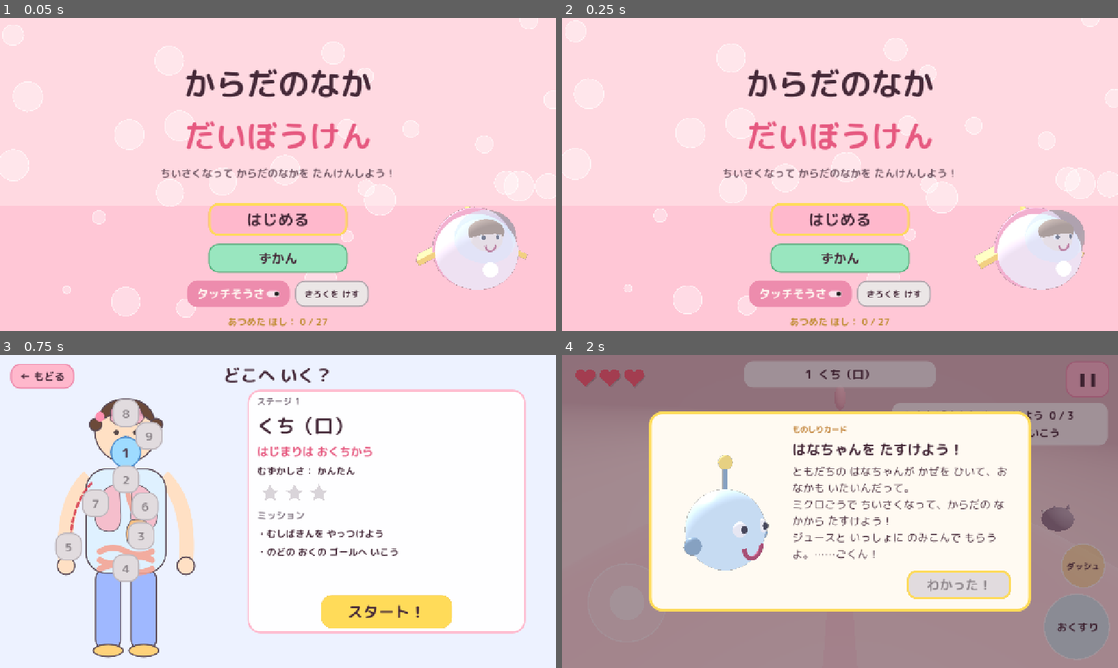
Above: before the commit, frames 1-4 (two rows, left to right).
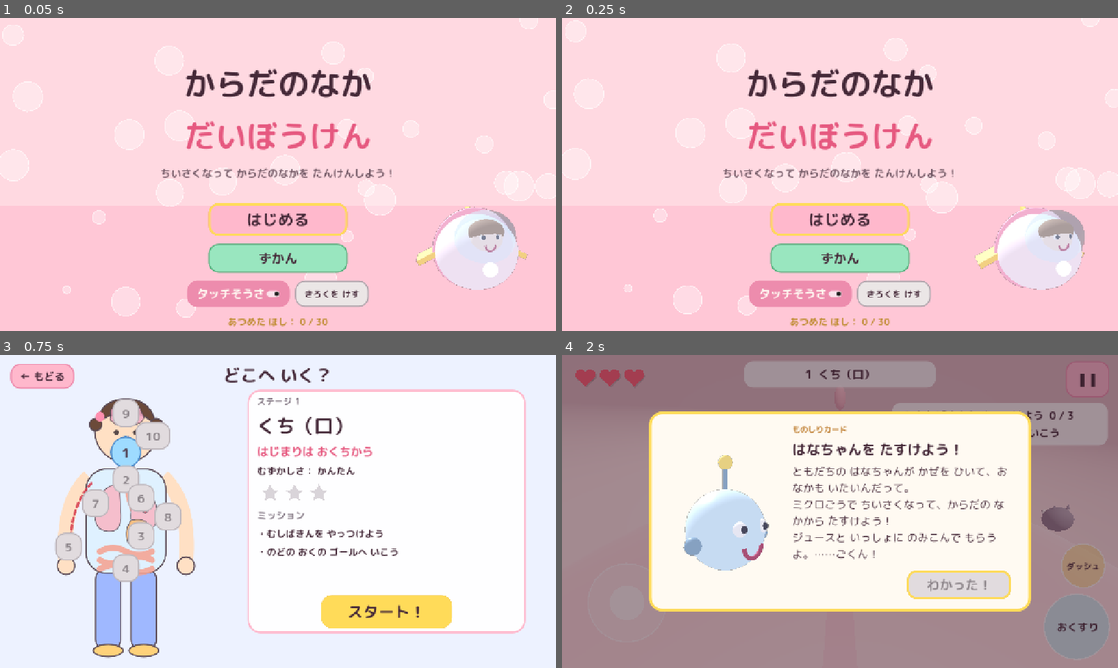
Above: after the commit, the same moments.

Repository: hassy0511/inside-body-seek
Game: Godot game, scene res://src/main.tscn
The game is run twice, just before and just after one commit, with the same random seed, the same clock (stepped at 60 frames per second) and the same inputs.
Inputs:
- Up to frame 1 (0.05 s): no input
- Up to frame 2 (0.25 s): no input
- Up to frame 3 (0.75 s): click "はじめる" at 0.5 s
- Up to frame 4 (2 s): click "スタート！" at 1.25 s

The runs differ from the first frame. In frame 1, less than 0.1% of the frame differs, in the area x 57-59%, y 96-99%; in frame 2, less than 0.1%; in frame 3, 0.9%, in the area x 22-33%, y 18-56%; in frame 4, nothing differs.

Commit message:
心臓を「右の心臓（肺へ）」と「左の心臓（大動脈へ）」の2ステージに分け、血の流れの順にする
体 → 右の心臓 → 肺 → 左の心臓 → 全身 という正しい循環を、ステージの順番そのもので学べるようにした。
看板（大静脈・肺動脈・肺静脈・大動脈）とカード・クイズも合わせて更新。全 10 ステージ。

Co-Authored-By: Claude Fable 5.1 <noreply@anthropic.com>
Claude-Session: https://claude.ai/code/session_014WqpUbns6LUX1FTSmqChzj

Diff:
--- a/godot/src/autoload/stage_db.gd
+++ b/godot/src/autoload/stage_db.gd
@@ -123,24 +123,24 @@
 		"quiz": {"q": "せっけっきゅうが はこぶ ものは？", "choices": ["さんそ", "おと", "ひかり"], "answer": 0, "explain": "せっけっきゅうは はいで さんそを つんで、からだじゅうへ はこぶよ。"},
 	},
 	{
-		"id": "heart", "order": 6, "name": "しんぞう", "kanji": "心臓", "title": "4つの へやと ドキドキの ドア",
+		"id": "heart", "order": 6, "name": "しんぞう みぎ", "kanji": "右の心臓", "title": "はいへ おくる ポンプ",
 		"difficulty": 2, "env": "stage_heart", "kind": "rooms",
 		"fog": Color(0.85, 0.25, 0.3), "ambient": Color(1.0, 0.7, 0.7), "fog_density": 0.015,
 		"flow_speed": 1.5,
 		"missions": [
-			{"type": "gate", "count": 4, "text": "べん（ドア）を とおりぬけよう"},
-			{"type": "reach", "text": "だいどうみゃくの でぐちへ いこう"},
-		],
-		"intro": "ドックン、ドックン！ ここは しんぞう（心臓）。4つの へやを じゅんばんに とおるよ。ドアは ひらいた ときだけ とおれるから、タイミングを よく みてね。",
+			{"type": "gate", "count": 2, "text": "べん（ドア）を とおりぬけよう"},
+			{"type": "reach", "text": "はいどうみゃくの でぐちへ いこう"},
+		],
+		"intro": "ドックン！ ここは しんぞう（心臓）の みぎがわ。からだから もどってきた ちを はいへ おくる ポンプだよ。ドアは ひらいた ときだけ とおれるよ。",
 		"hints": [
 			{"at": 1.0, "text": "あかい ドアが ひらいたら すすもう！ しまっている ときは まってね。"},
 		],
 		"cards": {
-			"stage": {"title": "しんぞう（心臓）", "text": "しんぞうは ちを おくりだす ポンプ。にぎりこぶしくらいの おおきさで、おとなで 1ぷんかんに やく 70かい、こどもは もっと はやく うつ。\n4つの へや（みぎの しんぼう・しんしつ、ひだりの しんぼう・しんしつ）が あって、\n「べん」という ドアが ちの ぎゃくもどりを ふせいでいる。"},
+			"stage": {"title": "しんぞう（心臓）の みぎがわ", "text": "しんぞうは ちを おくりだす ポンプ。にぎりこぶしくらいの おおきさで、おとなで 1ぷんかんに やく 70かい、こどもは もっと はやく うつ。\nみぎの へや（しんぼう と しんしつ）は、からだから もどってきた ちを はいへ おくる。\nはいで さんそを もらった ちは、ひだりの へやに もどってくるよ。"},
 			"valve": {"title": "べん（弁）", "text": "ちが さかさまに ながれないように する ドア。\n「ドックン」という しんぞうの おとは、べんが しまる おとなんだよ。"},
 		},
-		"summary": {"title": "きょうの まとめ", "text": "しんぞうは 4つの へやと べんで できた ポンプ。\nやすまず うごいて、ちを からだじゅうに おくっている。"},
-		"quiz": {"q": "しんぞうの へやは いくつ？", "choices": ["4つ", "1つ", "8つ"], "answer": 0, "explain": "みぎと ひだりに、しんぼうと しんしつが あって、ぜんぶで 4つだよ。"},
+		"summary": {"title": "きょうの まとめ", "text": "ちは しんぞうを 2かい とおる。みぎがわは ちを はいへ おくる ポンプ。\nべんが ぎゃくもどりを ふせいでいる。"},
+		"quiz": {"q": "しんぞうの みぎの へやから、ちは どこへ いく？", "choices": ["はい", "あし", "くち"], "answer": 0, "explain": "みぎの へやの ちは、はいへ いって さんそを もらうよ。"},
 	},
 	{
 		"id": "lungs", "order": 7, "name": "はい", "kanji": "肺", "title": "ふわふわ はいほうと ウイルスだいおう",
@@ -152,7 +152,7 @@
 			{"type": "boss", "target": "boss_virus", "count": 1, "text": "かぜウイルスだいおうを やっつけよう"},
 			{"type": "reach", "text": "ゴールへ いこう"},
 		],
-		"intro": "ここは はい（肺）の はいほう（肺胞）。かぜの もと、かぜウイルスだいおうが いる！ はっけっきゅうを おうえんして、いっしょに たたかおう。",
+		"intro": "しんぞうの みぎの へやから きた ちが、ここで さんそを もらうよ。ここは はい（肺）の はいほう（肺胞）。かぜウイルスだいおうが いる！ はっけっきゅうを おうえんして、いっしょに たたかおう。",
 		"hints": [
 			{"at": 1.0, "text": "しろい はっけっきゅうに さわると、いっしょに たたかってくれるよ。"},
 			{"at": 12.0, "text": "だいおうは まんなかが ひかった ときだけ おくすりが きくよ！"},
@@ -167,7 +167,27 @@
 		"quiz": {"q": "ばいきんと たたかうのは だれ？", "choices": ["はっけっきゅう", "ほね", "かみのけ"], "answer": 0, "explain": "はっけっきゅうは からだの ぼうえいたい。ばいきんや ウイルスと たたかうよ。"},
 	},
 	{
-		"id": "brain", "order": 8, "name": "のう", "kanji": "脳", "title": "ピカピカ しんけいの もり",
+		"id": "heart2", "order": 8, "name": "しんぞう ひだり", "kanji": "左の心臓", "title": "からだじゅうへ おくる ポンプ",
+		"difficulty": 2, "env": "stage_heart2", "kind": "rooms",
+		"fog": Color(0.82, 0.2, 0.28), "ambient": Color(1.0, 0.68, 0.68), "fog_density": 0.015,
+		"flow_speed": 1.8,
+		"missions": [
+			{"type": "gate", "count": 2, "text": "べん（ドア）を とおりぬけよう"},
+			{"type": "reach", "text": "だいどうみゃくの でぐちへ いこう"},
+		],
+		"intro": "はいから もどってきた！ ここは しんぞうの ひだりがわ。さんそを つんだ ちを、だいどうみゃくから からだじゅうへ おくるよ。",
+		"hints": [
+			{"at": 1.0, "text": "ひだりの しんしつは いちばん ちからもち。ドアが ひらいたら いっきに すすもう！"},
+		],
+		"cards": {
+			"stage": {"title": "しんぞう（心臓）の ひだりがわ", "text": "ひだりの へや（しんぼう と しんしつ）は、はいで さんそを もらった ちを だいどうみゃくから からだじゅうへ おくりだす。\nからだじゅうに おくるから、ひだりの しんしつの かべは いちばん あつくて つよい。"},
+			"aorta": {"title": "だいどうみゃく（大動脈）", "text": "からだで いちばん ふとい けっかん。おとなで ゆびくらいの ふとさ。\nしんぞうから でた ちを、あたまから あしまで からだじゅうに とどける。"},
+		},
+		"summary": {"title": "きょうの まとめ", "text": "ちの たび：からだ → みぎの しんぞう → はい → ひだりの しんぞう → からだじゅう。\nこれを 1ぷんかんに なんども くりかえしているよ。"},
+		"quiz": {"q": "はいで さんそを もらった ちは、つぎに どこへ？", "choices": ["しんぞうの ひだりの へや", "い（胃）", "はな"], "answer": 0, "explain": "はいから もどった ちは ひだりの へやに はいって、からだじゅうへ おくられるよ。"},
+	},
+	{
+		"id": "brain", "order": 9, "name": "のう", "kanji": "脳", "title": "ピカピカ しんけいの もり",
 		"difficulty": 3, "env": "stage_brain", "kind": "arena",
 		"fog": Color(0.75, 0.7, 0.95), "ambient": Color(0.9, 0.9, 1.0), "fog_density": 0.012,
 		"flow_speed": 0.0,
@@ -187,7 +207,7 @@
 		"quiz": {"q": "からだを うごかす めいれいを だすのは？", "choices": ["のう", "い（胃）", "つめ"], "answer": 0, "explain": "のうが めいれいを だして、しんけいが それを つたえるよ。"},
 	},
 	{
-		"id": "nose", "order": 9, "name": "はな", "kanji": "鼻", "title": "くしゃみで だっしゅつ！",
+		"id": "nose", "order": 10, "name": "はな", "kanji": "鼻", "title": "くしゃみで だっしゅつ！",
 		"difficulty": 3, "env": "stage_nose", "kind": "tube",
 		"fog": Color(0.98, 0.82, 0.75), "ambient": Color(1.0, 0.95, 0.9), "fog_density": 0.02,
 		"flow_speed": 7.0,
--- a/godot/src/level/level.gd
+++ b/godot/src/level/level.gd
@@ -43,7 +43,8 @@
 
 const SIGN_TEXT := {
 	"ra": "みぎの しんぼう", "rv": "みぎの しんしつ", "la": "ひだりの しんぼう", "lv": "ひだりの しんしつ",
-	"lung": "→ はいへ", "aorta": "だいどうみゃく（でぐち）", "start": "スタート", "goal": "ゴール", "heart": "→ しんぞうへ",
+	"lung": "→ はいへ", "aorta": "だいどうみゃく\n（からだじゅうへ）", "start": "スタート", "goal": "ゴール", "heart": "→ しんぞうへ",
+	"vein": "だいじょうみゃく\n（からだから）", "pa": "はいどうみゃく\n（はいへ）", "pv": "はいじょうみゃく\n（はいから）",
 	"throat": "のど", "trachea": "きかん（くうきの みち）", "esophagus": "しょくどう（たべものの みち）",
 }
 
--- a/godot/src/ui/stage_select.gd
+++ b/godot/src/ui/stage_select.gd
@@ -6,7 +6,7 @@
 ## からだの絵の中での位置（0〜1）
 const ORGAN_POS := {
 	"brain": Vector2(0.50, 0.085), "nose": Vector2(0.62, 0.17), "mouth": Vector2(0.50, 0.23),
-	"esophagus": Vector2(0.50, 0.33), "lungs": Vector2(0.34, 0.42), "heart": Vector2(0.60, 0.43),
+	"esophagus": Vector2(0.50, 0.33), "lungs": Vector2(0.34, 0.42), "heart": Vector2(0.58, 0.40), "heart2": Vector2(0.72, 0.47),
 	"stomach": Vector2(0.58, 0.54), "intestine": Vector2(0.50, 0.66), "vessel": Vector2(0.20, 0.58),
 }
 
Binary file changed: godot/assets/models/stages/stage_heart.glb
Binary file added: godot/assets/models/stages/stage_heart2.glb
Not shown, added: godot/assets/models/stages/stage_heart2.glb.import
Not shown, changed: README.md
Not shown, changed: blender/stages.py
Not shown, changed: docs/design.md
